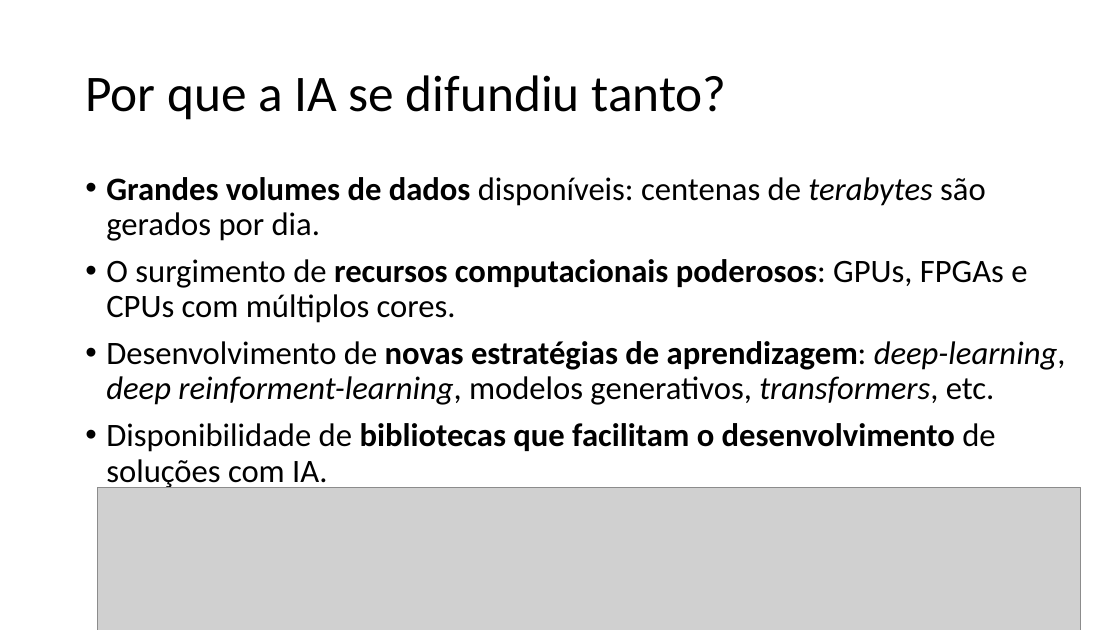
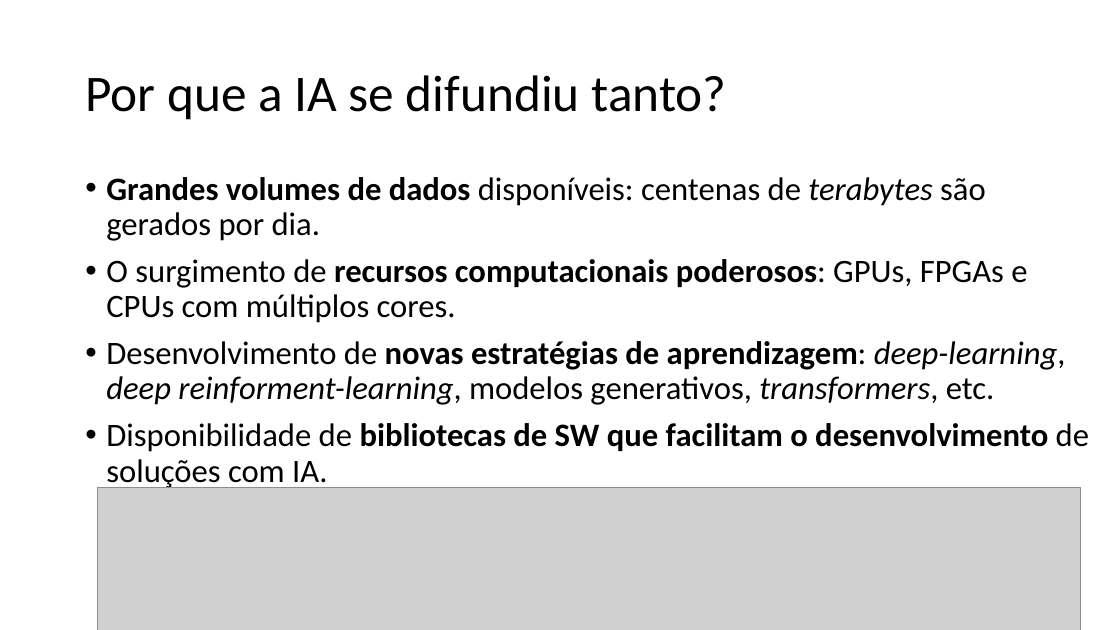
Before and after one commit to zz4fap/c24_inteligencia_artificial, a slide deck: slide 30 of slides/C24_Introdução.pptx. Drawn at 1120x630 pixels with LibreOffice and Linux fonts; fonts in the diff are those of the drawing; grey boxes stand for pictures. Boxes give left, top, right and bottom in pixels: in the first picture for what was removed or moved away, otherwise in the second. Text is boxed around its words. In the diff, an @@ line names an element or a change of style, - is before the commit and + after.

```diff
--- a/slides/C24_Introdução.pptx
+++ b/slides/C24_Introdução.pptx
@@ text at [106,423,1089,490]: text changed @@
-• Disponibilidade de bibliotecas que facilitam o desenvolvimento de soluções com IA.
+• Disponibilidade de bibliotecas de SW que facilitam o desenvolvimento de soluções com IA.
```
Also in this commit, not shown: 7 other slides changed, 1 slide added, 1 other file.
